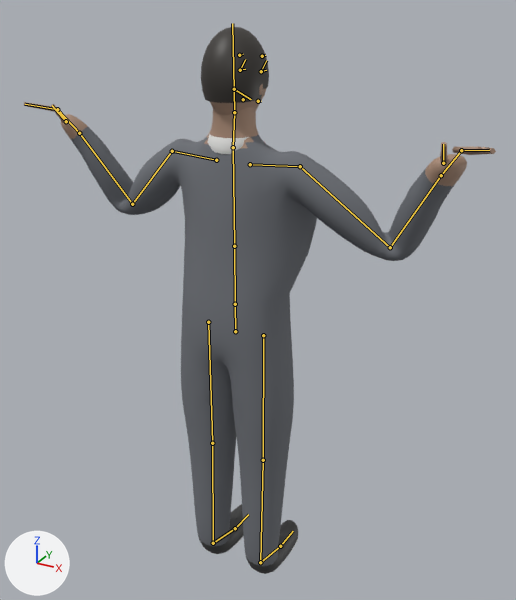
The Blender file source_art/char_stranger_b.blend as it was, and as the next commit left it.
Both versions are drawn from a 50 mm lens placed at (1.006, -1.689, 1.918), pointed at (0.011, 0.121, 1.014). Arrows for +X, +Y and +Z are at lower left; the lights stay in place. The picture after the commit comes second. Both versions are drawn at frame 0 of the action 'arms_cross'; the numbers are the values there. The bones that bend it are drawn over the model as lines.

Names of what the first picture shows: 'stranger_b_Mesh'.
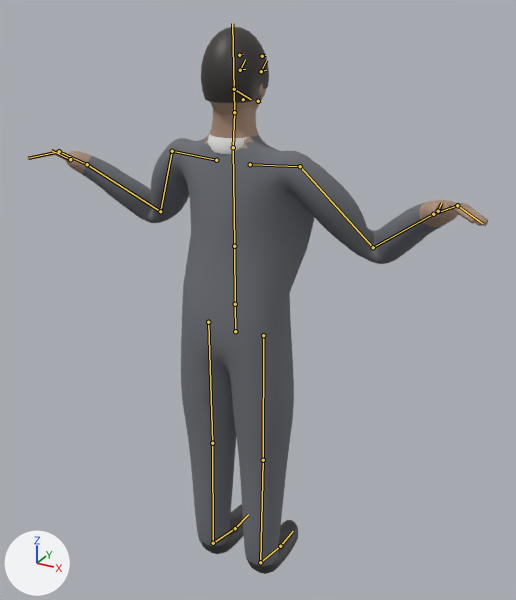
Where the change shows, as pixel boxes (x1, y1, x2, y2) in the pictures (516 x 600 px):
'stranger_b_Mesh', posed: before (24, 27, 496, 574); after (27, 27, 488, 574)
bone 'UpperArm.R', root to tip: before (300, 166) to (390, 247); after (300, 166) to (373, 247)
bone 'UpperArm.L', root to tip: before (172, 151) to (132, 204); after (172, 151) to (160, 211)

What changed in the scene script:
```text
Change bone_upperarm_r:
    where bone_upperarm_r = bpy.data.objects['Armature'].pose.bones['UpperArm.R']  # child of 'Shoulder.R'
    bone_upperarm_r.rotation_quaternion: (0.832, 0.202, 0.514, 0.051) -> (0.772, 0.127, 0.59, 0.198)  # degrees (45, 57, 32) -> degrees (58, 59, 64)
Change bone_upperarm_l:
    where bone_upperarm_l = bpy.data.objects['Armature'].pose.bones['UpperArm.L']  # child of 'Shoulder.L'
    bone_upperarm_l.rotation_quaternion: (0.832, 0.202, -0.514, -0.051) -> (0.772, 0.127, -0.59, -0.198)  # degrees (45, -57, -32) -> degrees (58, -59, -64)
```
